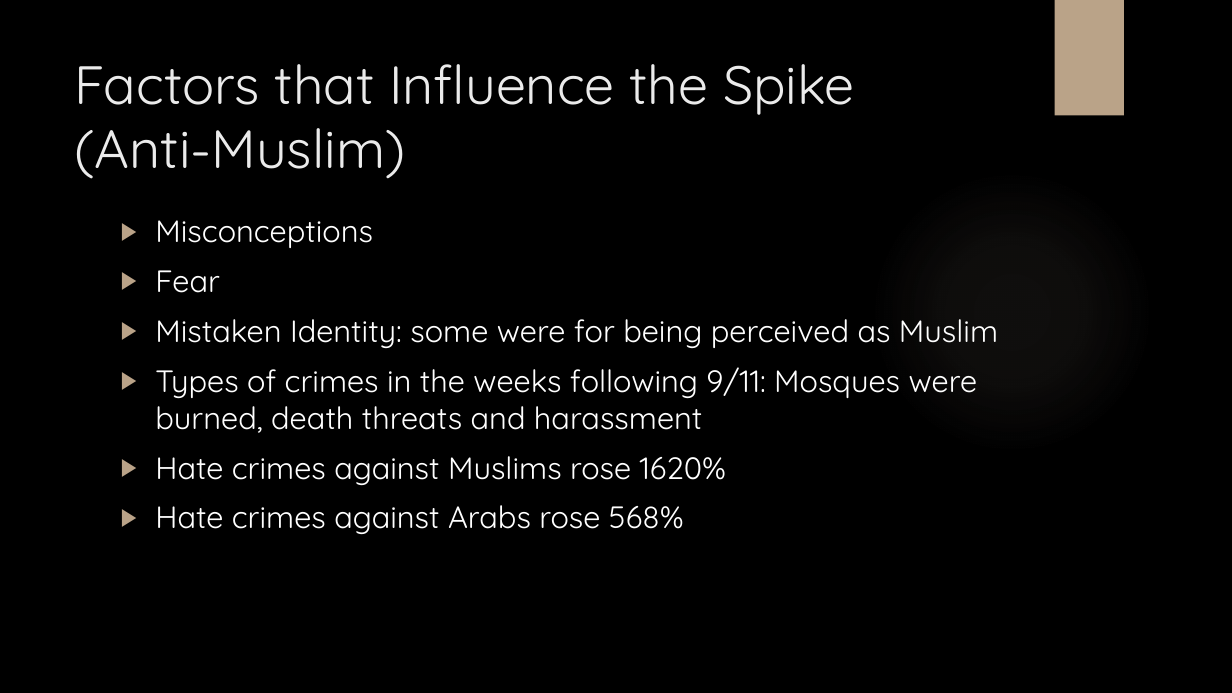
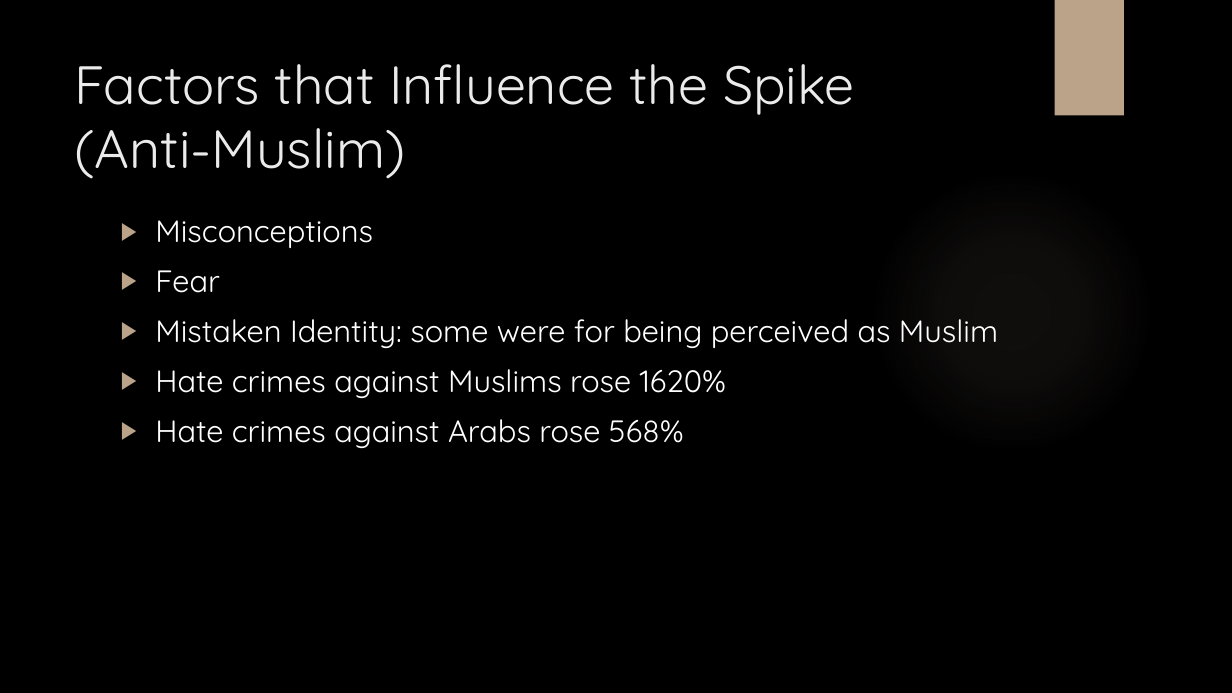
Before and after one commit to Anusha01212/Coder_girl-crime_project, a slide deck: slide 6 of Hate Crime Analysis.pptx. Drawn at 1232x693 pixels with LibreOffice and Linux fonts; fonts in the diff are those of the drawing; background and template pictures are left out. Boxes give left, top, right and bottom in pixels: in the first picture for what was removed or moved away, otherwise in the second. Text is boxed around its words. In the diff, an @@ line names an element or a change of style, - is before the commit and + after.

```diff
--- a/Hate Crime Analysis.pptx
+++ b/Hate Crime Analysis.pptx
@@ text at (155,367,978,433): paragraph removed @@
-▶ Types of crimes in the weeks following 9/11: Mosques were burned, death threats and harassment
```
Also in this commit, not shown: 2 other slides changed, 1 other file.
